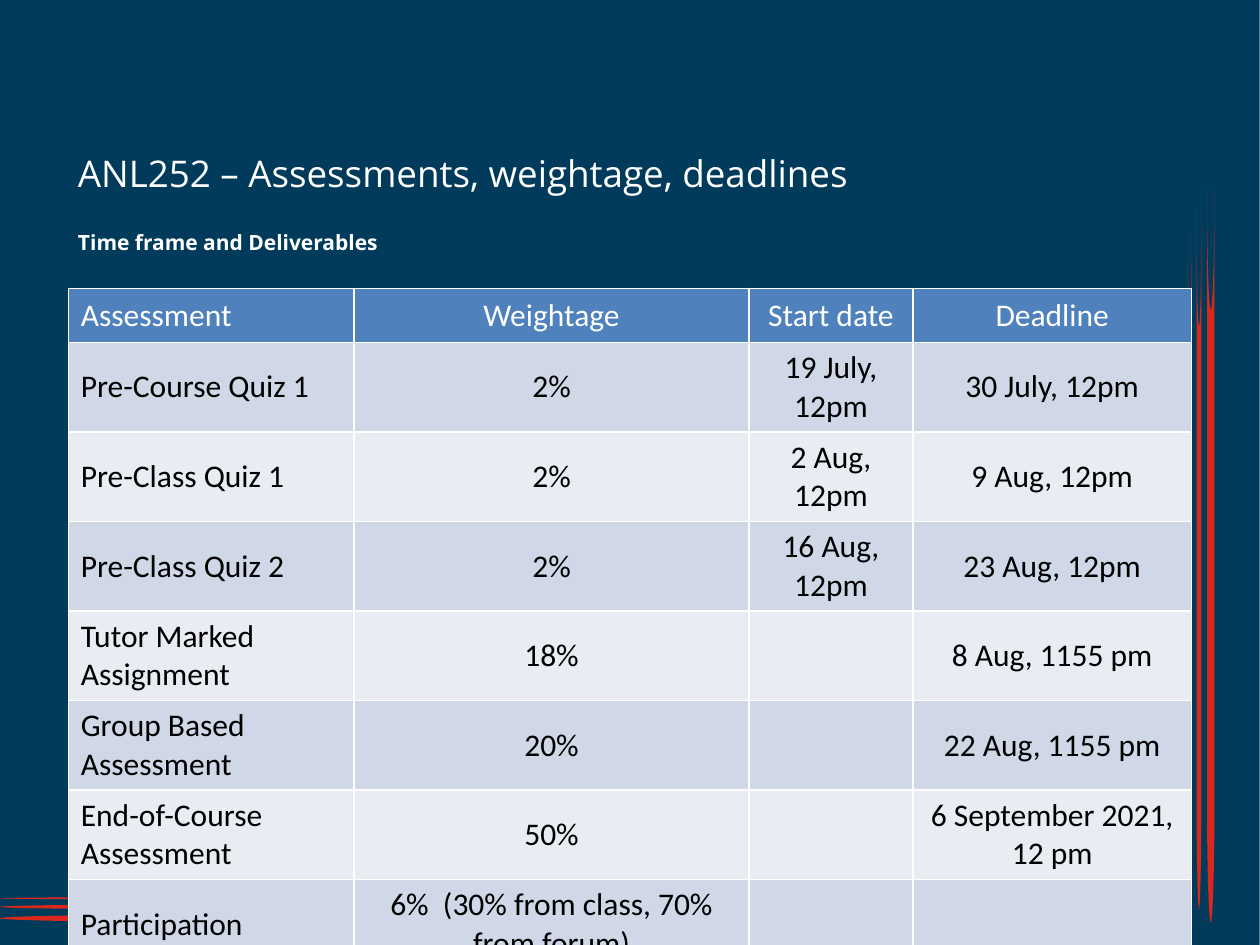
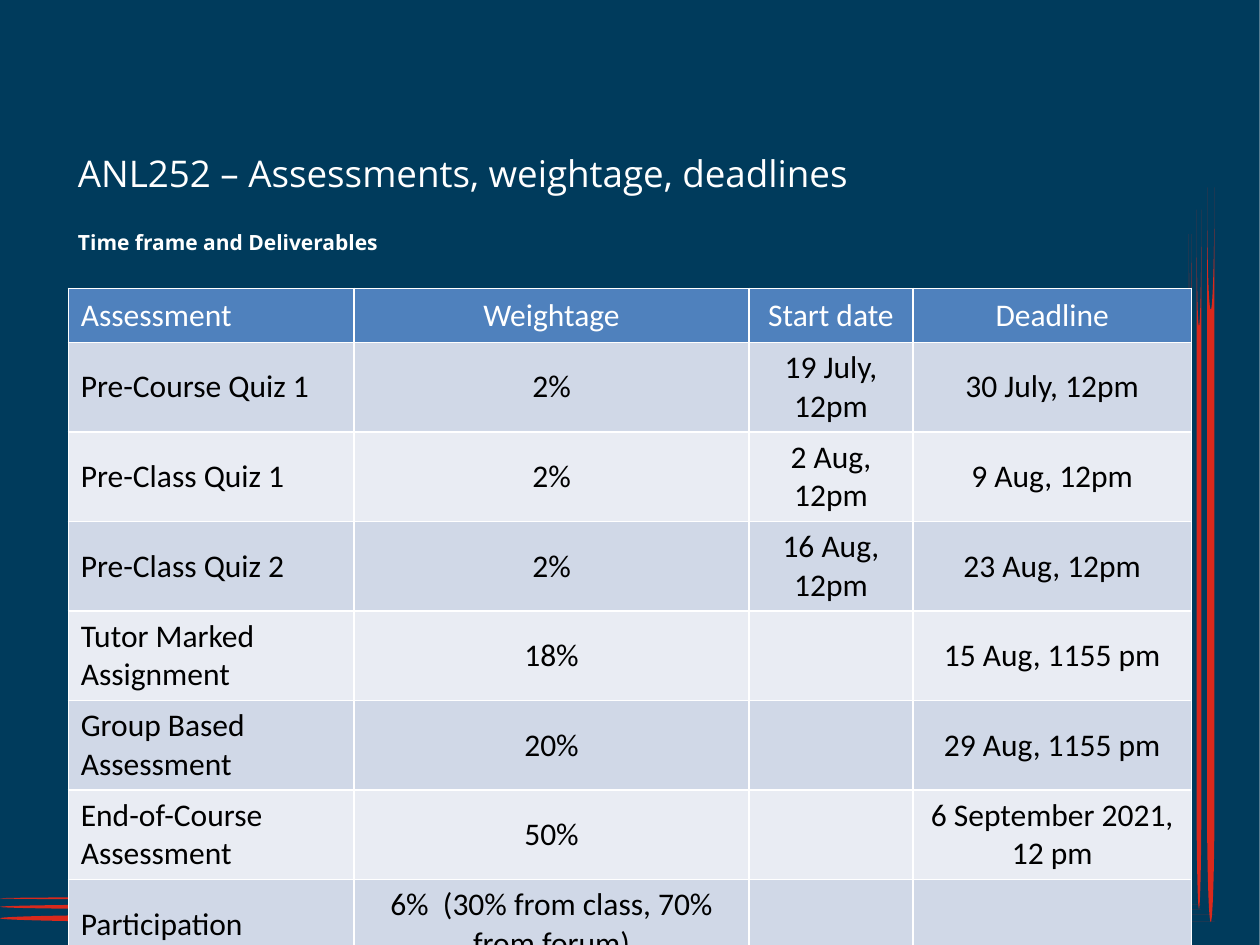
Before and after one commit to munishkumar-gh/munishkumar-gh.github.io, a slide deck: slide 1 of SuSS/ANL252_Python_4_Biz/3_Lecturer/Lecture_6/ANL252_SU6_Jul2021 (MK_edits).pptx. Drawn at 1260x945 pixels with LibreOffice and Linux fonts; fonts in the diff are those of the drawing; background and template pictures are left out. Boxes give left, top, right and bottom in pixels: in the first picture for what was removed or moved away, otherwise in the second. Text is boxed around its words. In the diff, an @@ line names an element or a change of style, - is before the commit and + after.

```diff
--- a/SuSS/ANL252_Python_4_Biz/3_Lecturer/Lecture_6/ANL252_SU6_Jul2021 (MK_edits).pptx
+++ b/SuSS/ANL252_Python_4_Biz/3_Lecturer/Lecture_6/ANL252_SU6_Jul2021 (MK_edits).pptx
@@ table at (68,289,1192,944) @@
-row 5, column 4: 8 Aug, 1155 pm
+row 5, column 4: 15 Aug, 1155 pm
-row 6, column 4: 22 Aug, 1155 pm
+row 6, column 4: 29 Aug, 1155 pm
```
Also in this commit, not shown: 2 other files.
